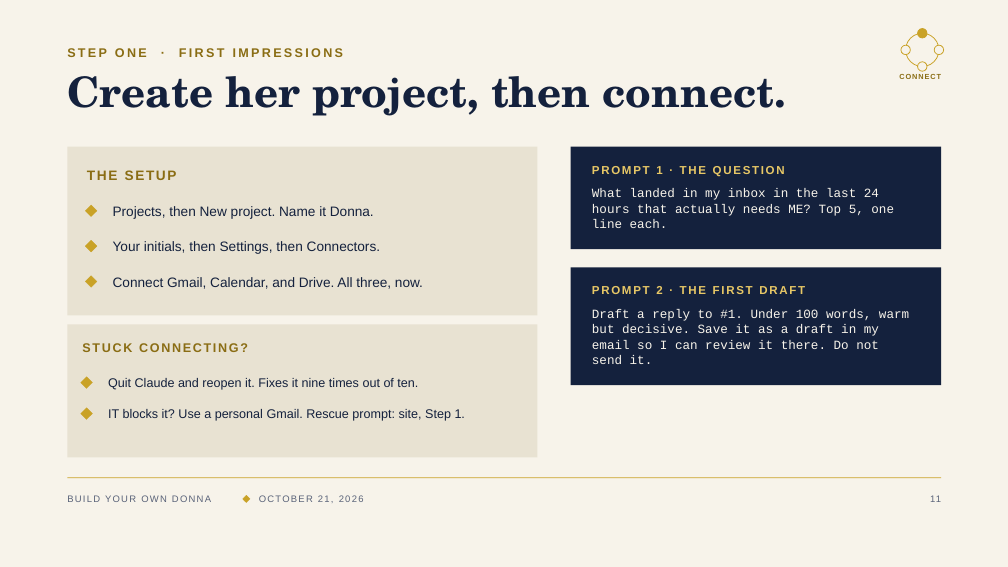
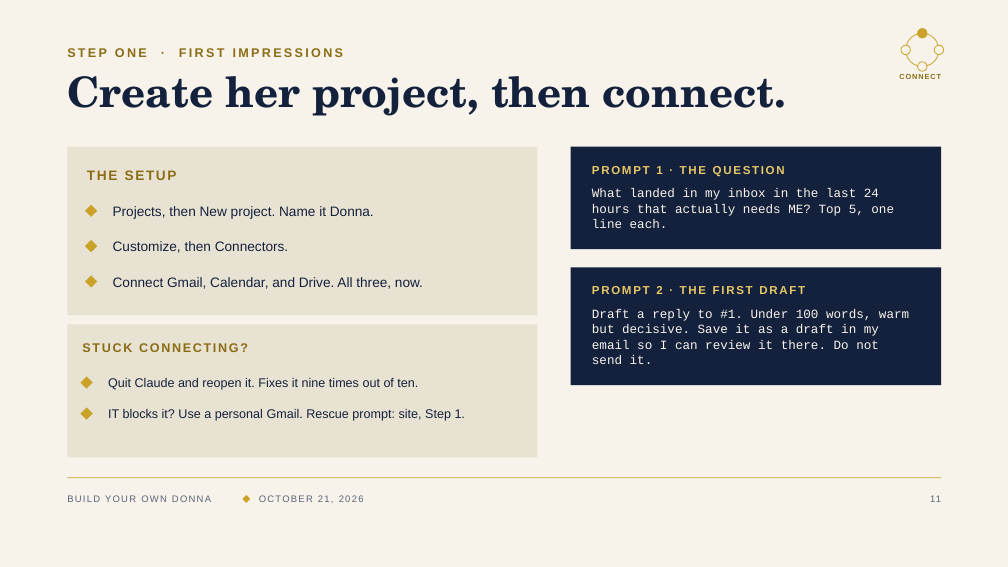
Before and after one commit to denisekgosnell/Donna, a slide deck: slide 12 of decks/build-your-own-donna-v3.pptx. Drawn at 1008x567 pixels with LibreOffice and Linux fonts; fonts in the diff are those of the drawing. Boxes give left, top, right and bottom in pixels: in the first picture for what was removed or moved away, otherwise in the second. Text is boxed around its words. In the diff, an @@ line names an element or a change of style, - is before the commit and + after.

```diff
--- a/decks/build-your-own-donna-v3.pptx
+++ b/decks/build-your-own-donna-v3.pptx
@@ text at bbox=[113, 241, 288, 253]: text changed @@
-Your initials, then Settings, then Connectors.
+Customize, then Connectors.
```
Also in this commit, not shown: 8 other slides changed, 21 other files.
